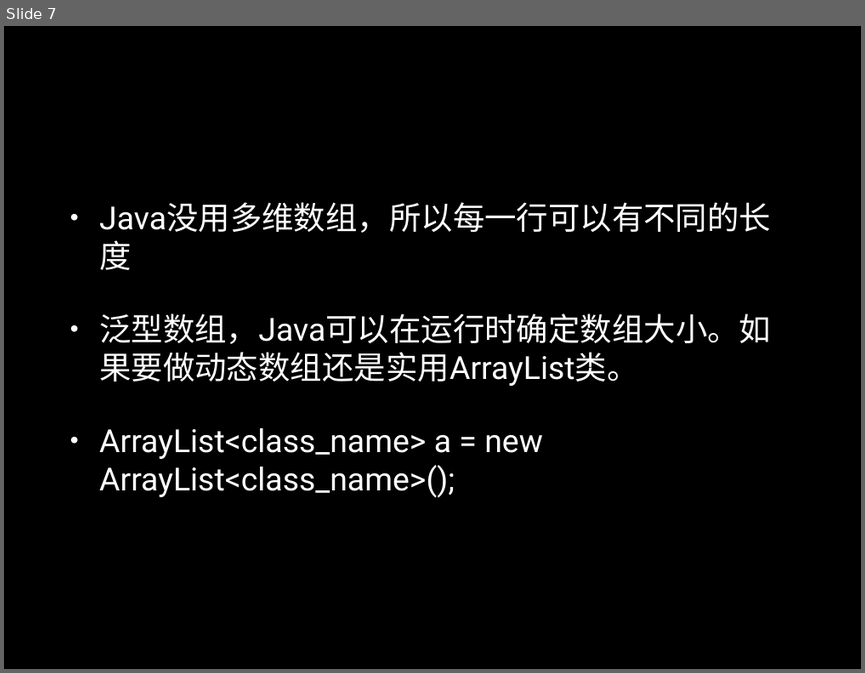
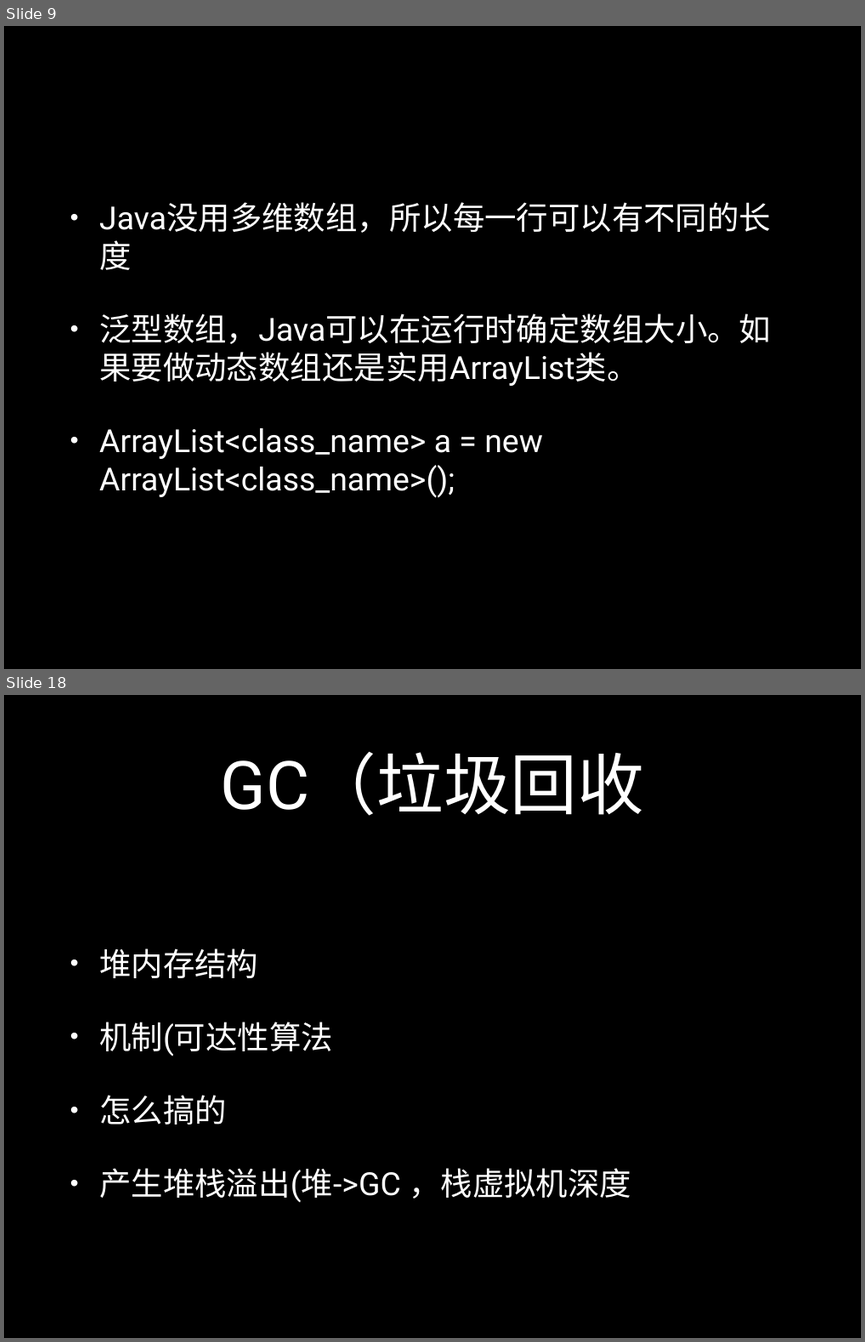
Before and after one commit to luxxxxxx/SummerCamp2016, a slide deck: src/Java/java1.pptx. Shown one above the other, each under a label of ours: slide 7 before the commit, slides 9 and 18 after it; the slides between them are not shown. The pictures are 865x673 and 865x1342 pixels, drawn with LibreOffice and Linux fonts; fonts in the diff are those of the drawing. Boxes give left, top, right and bottom in pixels: in the first picture for what was removed or moved away, otherwise in the second. Text is boxed around its words. In the diff, an @@ line names an element or a change of style, - is before the commit and + after.

```diff
--- a/src/Java/java1.pptx
+++ b/src/Java/java1.pptx
@@ slide 18 added at bbox=[4, 695, 861, 1338], background #000000 @@
@@ title added at bbox=[221, 751, 645, 816], 80 pt, text #FFFFFF @@
+GC（垃圾回收
@@ text added at bbox=[99, 948, 631, 1202], 38 pt, text #FFFFFF @@
+• 堆内存结构
+• 机制(可达性算法
+• 怎么搞的
+• 产生堆栈溢出(堆->GC ，栈虚拟机深度
@@ what was slide 7 is now slide 9 @@
```
Also in this commit, not shown: 6 slides changed, 9 other slides added, 1 other file.
